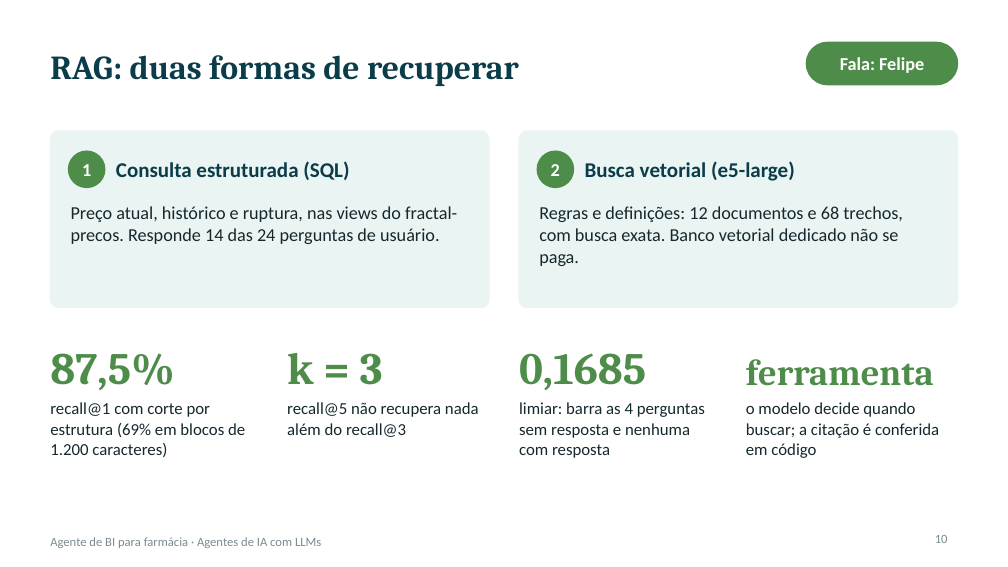
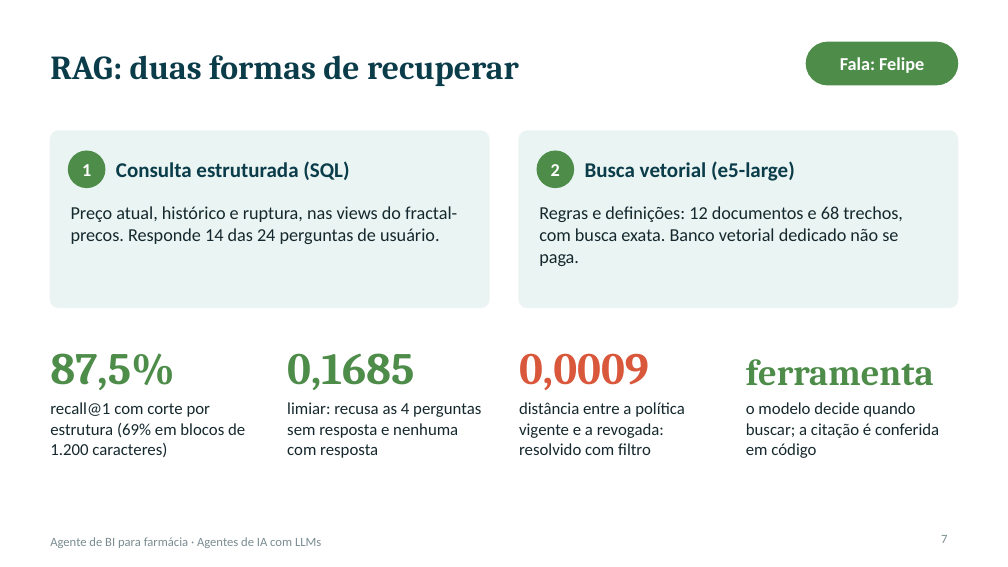
Before and after one commit to Kaue2/senac-agentes-llm-lkfc, a slide deck: slide 7 of apresentacao/apresentacao-agente-bi-farmacia.pptx (slide 10 before the commit). Drawn at 1008x567 pixels with LibreOffice and Linux fonts; fonts in the diff are those of the drawing. Boxes give left, top, right and bottom in pixels: in the first picture for what was removed or moved away, otherwise in the second. Text is boxed around its words. In the diff, an @@ line names an element or a change of style, - is before the commit and + after.

```diff
--- a/apresentacao/apresentacao-agente-bi-farmacia.pptx
+++ b/apresentacao/apresentacao-agente-bi-farmacia.pptx
@@ text at [287, 353, 414, 390]: text changed @@
-k = 3
+0,1685
@@ text at [519, 353, 649, 390]: text changed; text colour #4E8C4A to #D9573B @@
-0,1685
+0,0009
@@ text at [287, 402, 481, 458]: text changed @@
-recall@5 não recupera nada além do recall@3
+limiar: recusa as 4 perguntas sem resposta e nenhuma com resposta
@@ text at [519, 402, 685, 455]: text changed @@
-limiar: barra as 4 perguntas sem resposta e nenhuma com resposta
+distância entre a política vigente e a revogada: resolvido com filtro
@@ page number at [941, 535, 947, 543]: text changed @@
-10
+7
```
Also in this commit, not shown: 7 other slides changed, 4 slides added, 9 slides removed, 4 other files.
